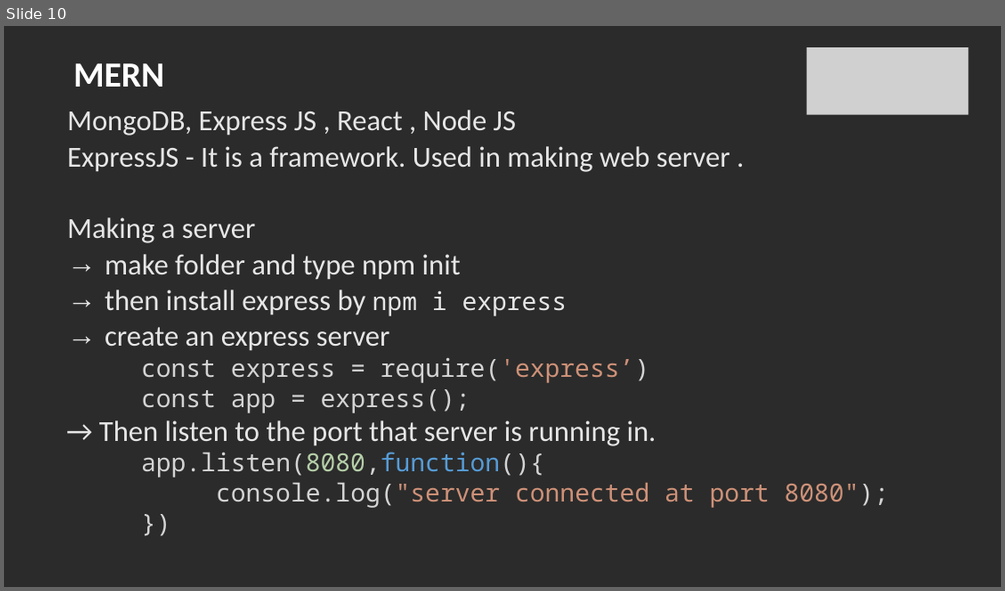
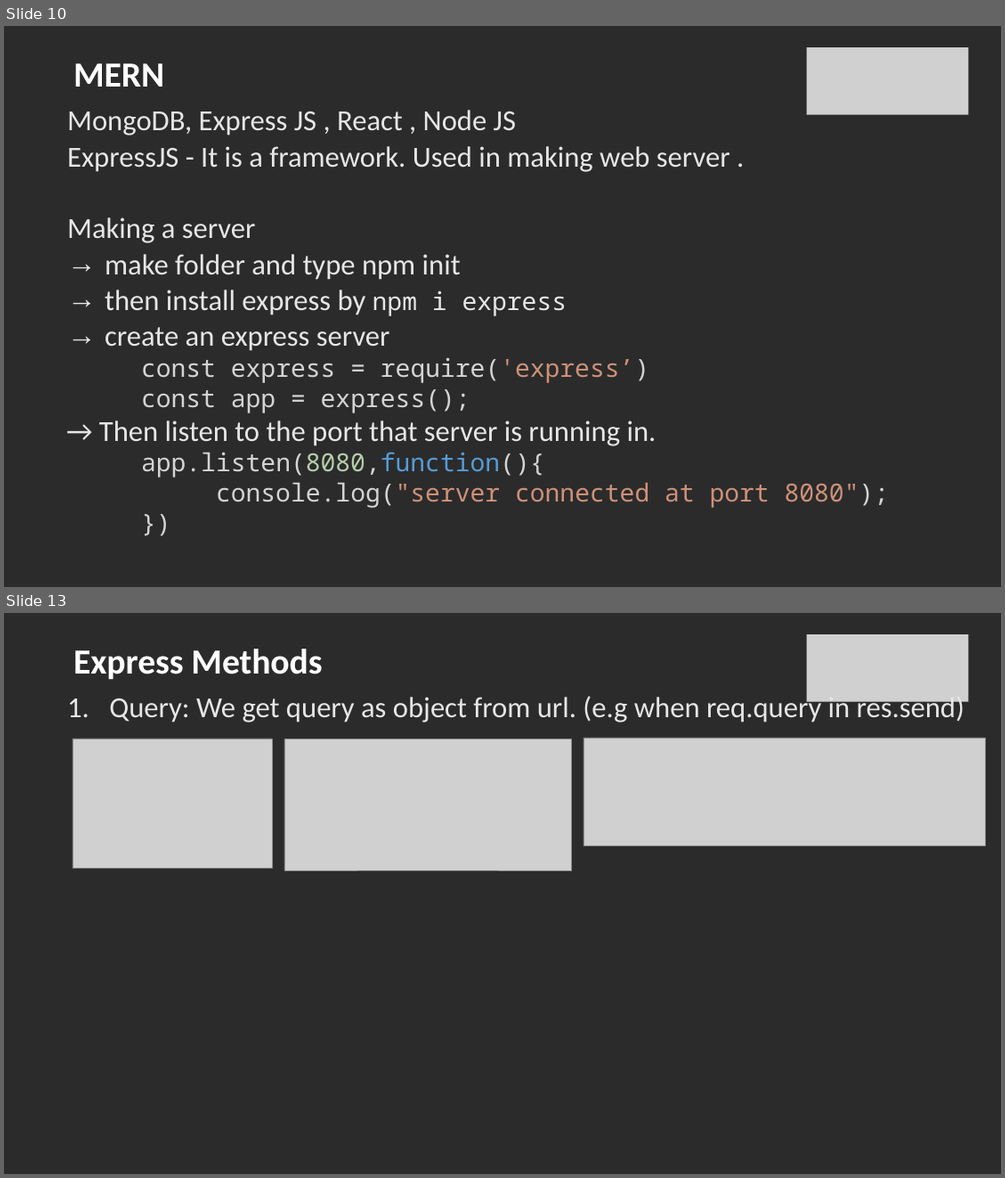
Before and after one commit to SachinBarpanda/glaBackend, a slide deck: NodeJS.pptx. Shown one above the other, each under a label of ours: slide 10 before the commit, slides 10 and 13 after it; the slides between them are not shown. The pictures are 1005x591 and 1005x1178 pixels, drawn with LibreOffice and Linux fonts; fonts in the diff are those of the drawing; grey boxes stand for pictures; background and template pictures are left out; a plain dark background stands for a picture behind light text. Boxes give left, top, right and bottom in pixels: in the first picture for what was removed or moved away, otherwise in the second. Text is boxed around its words. In the diff, an @@ line names an element or a change of style, - is before the commit and + after.

```diff
--- a/NodeJS.pptx
+++ b/NodeJS.pptx
@@ slide 13 added at (x1=4, y1=613, x2=1001, y2=1174), background picture (left out) @@
@@ picture added at (x1=807, y1=634, x2=968, y2=702) @@
@@ title added at (x1=73, y1=649, x2=322, y2=680), 34 pt, text #FFFFFF, bold @@
+Express Methods
@@ text added at (x1=109, y1=694, x2=964, y2=722), 28 pt, text #E7E6E6 @@
+1. Query: We get query as object from url. (e.g when req.query in res.send)
@@ picture added at (x1=73, y1=738, x2=273, y2=868) @@
@@ picture added at (x1=284, y1=739, x2=572, y2=870) @@
@@ picture added at (x1=583, y1=738, x2=985, y2=846) @@
```
Also in this commit, not shown: 3 other slides added.
